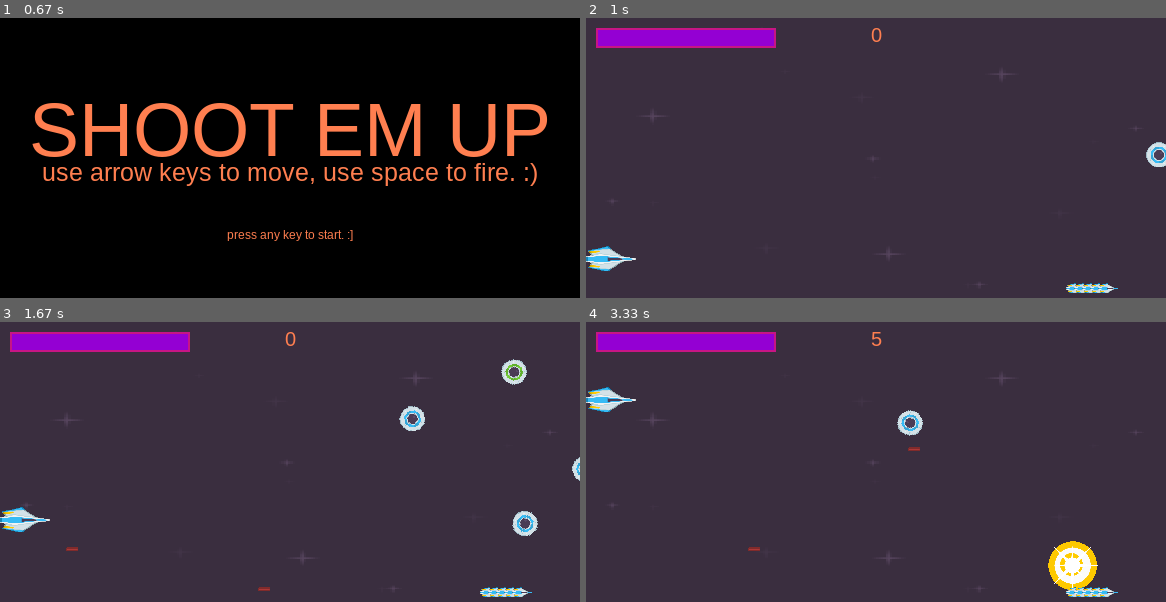
Above: before the commit, frames 1-4 (two rows, left to right).
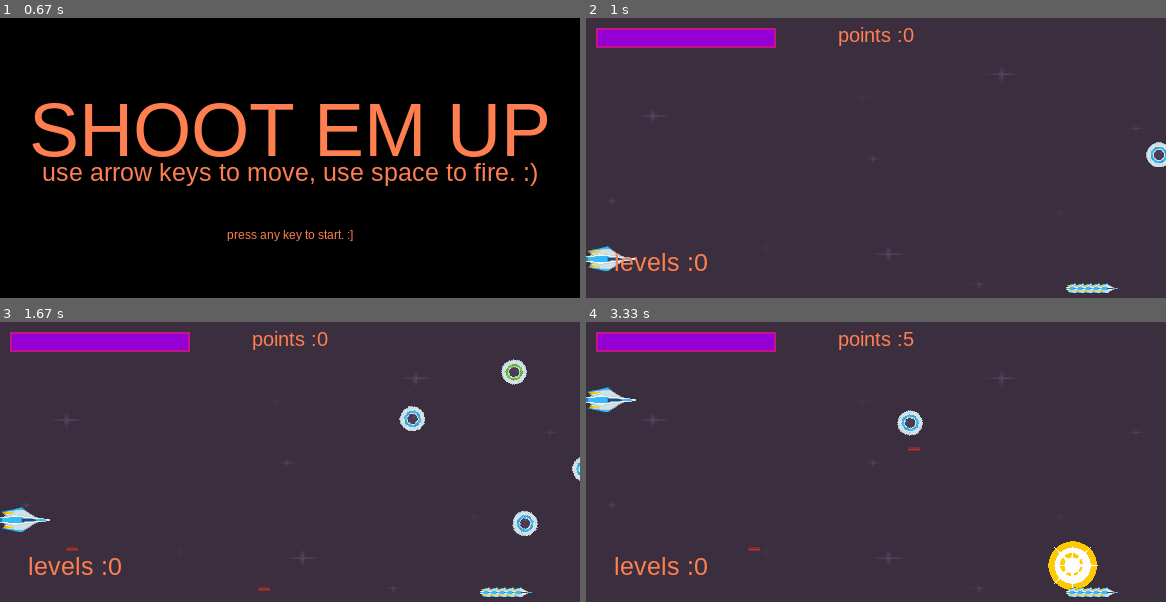
Above: after the commit, the same moments.

Repository: kairuiw/pygame-shooter
Game: pygame game, started from super shooter horizontal.py
Two runs of this game, one before a commit and one after it. Both use one fixed random seed, a clock stepped at 60 frames per second and the inputs below.
Inputs:
- Up to frame 1 (0.67 s): hold Up from 0.33 s (still down)
- Up to frame 2 (1 s): release Up at 0.8 s; hold Down from 0.83 s (still down)
- Up to frame 3 (1.67 s): release Down at 1.18 s; tap Space at 1.22, 1.62 s; hold Up from 1.55 s (still down)
- Up to frame 4 (3.33 s): release Up at 1.92 s; hold Down 1.95-2.32 s; tap Space at 2.02, 2.42, 2.75, 3.08 s; hold Up 2.35-2.65 s; hold Down 2.68-2.98 s; hold Up from 3.02 s (still down)

Frame 1 is identical in both runs. In frame 2, 0.6% of the frame differs, in the area x 5-57%, y 3-91%; in frame 3, 0.6%; in frame 4, 0.7%.

Commit message:
super shooter with LVLS

Diff:
--- a/super shooter horizontal.py
+++ b/super shooter horizontal.py
@@ -309,13 +309,13 @@
 all_sprites.add(player)
 for i in range(4):
     spawnmob()
-points = 0
 
 pygame.mixer.music.play(loops = -1)
 
 dead_play = True
 running = True
 points = 0
+lvl = 0
 while running:
     if dead_play:
         show_dead_sc()
@@ -352,6 +352,16 @@
         if m.picnumber == 3:
             points += 10
             print("mastery!!! !!")
+        if points >= 250:
+            lvl = 1
+        if points >= 750:
+            lvl = 2
+        if points >= 1625:
+            lvl = 3
+        if points >= 3000:
+            lvl = 4
+        if points >= 5500:
+            lvl = 5
         explode.play()
         expl = exploder(hit.rect.center, 'lg')
         all_sprites.add(expl)
@@ -403,7 +413,8 @@
     back = pygame.transform.scale(background, (WIDTH,HEIGHT))
     surfacekairui.blit(back, background_rect)
     all_sprites.draw(surfacekairui)
-    draw(surfacekairui, str(points), 20, WIDTH / 2, 5)
+    draw(surfacekairui, "points :"+str(points), 20, WIDTH / 2, 5)
+    draw(surfacekairui, "levels :" + str(lvl), 25, 75, HEIGHT - 50)
     draw_shield_bar(surfacekairui, 10, 10, player.shield)
     draw_lives(surfacekairui, WIDTH - 100, HEIGHT - 15, player.lives, mini_player)
     pygame.display.flip()
